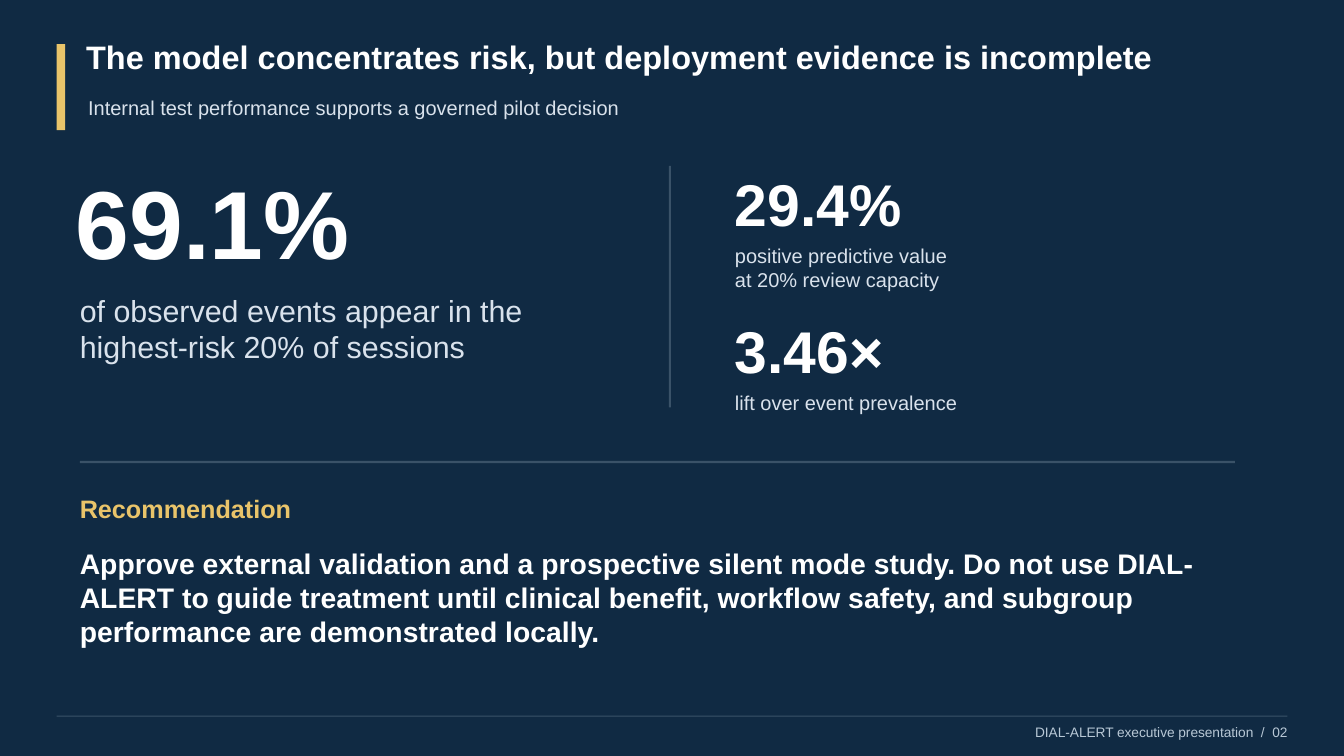
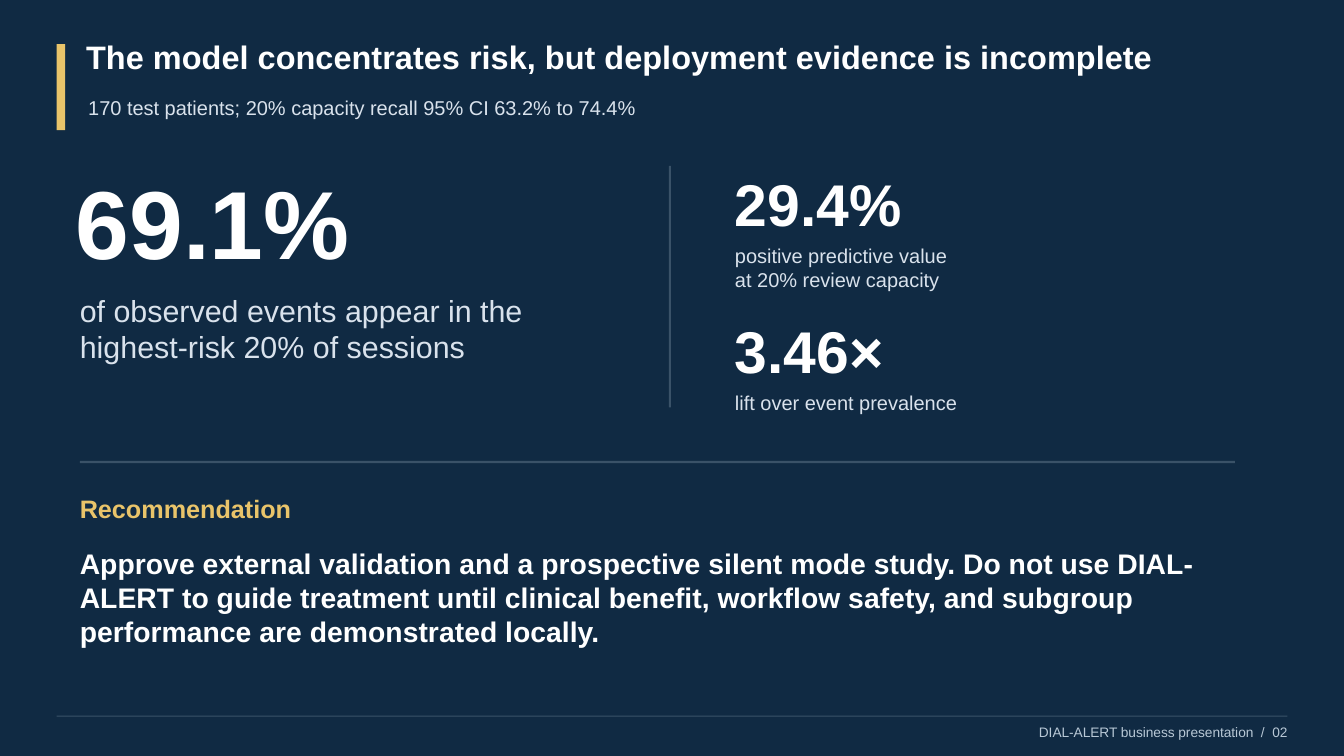
Before and after one commit to guillanofg/DIAL-ALERT, a slide deck: slide 2 of reports/Franklin_Guillano_DIAL_ALERT_Business_Presentation.pptx. Drawn at 1344x756 pixels with LibreOffice and Linux fonts; fonts in the diff are those of the drawing. Boxes give left, top, right and bottom in pixels: in the first picture for what was removed or moved away, otherwise in the second. Text is boxed around its words. In the diff, an @@ line names an element or a change of style, - is before the commit and + after.

```diff
--- a/reports/Franklin_Guillano_DIAL_ALERT_Business_Presentation.pptx
+++ b/reports/Franklin_Guillano_DIAL_ALERT_Business_Presentation.pptx
@@ text at [88, 100, 636, 119]: text changed @@
-Internal test performance supports a governed pilot decision
+170 test patients; 20% capacity recall 95% CI 63.2% to 74.4%
@@ text at [1039, 727, 1287, 740]: text changed @@
-DIAL-ALERT executive presentation / 02
+DIAL-ALERT business presentation / 02
```
Also in this commit, not shown: 9 other slides changed, 1 slide added, 39 other files.
